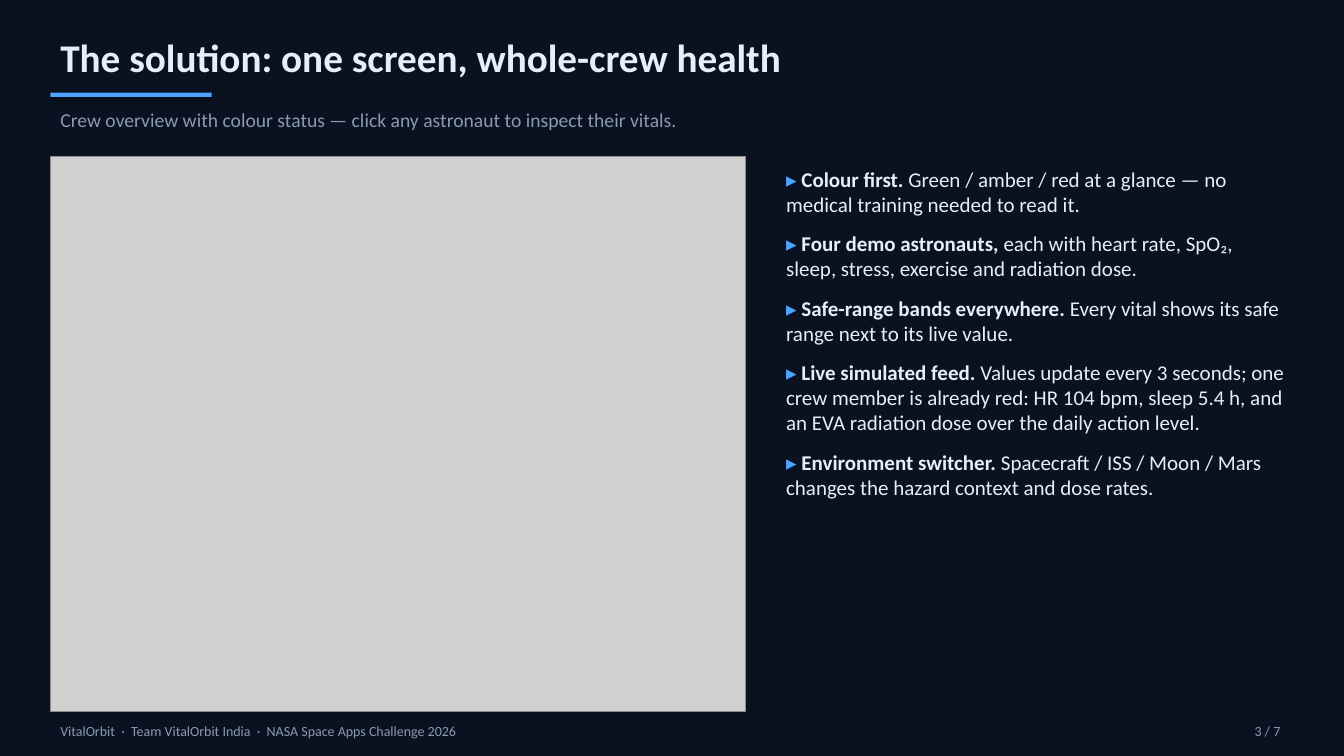
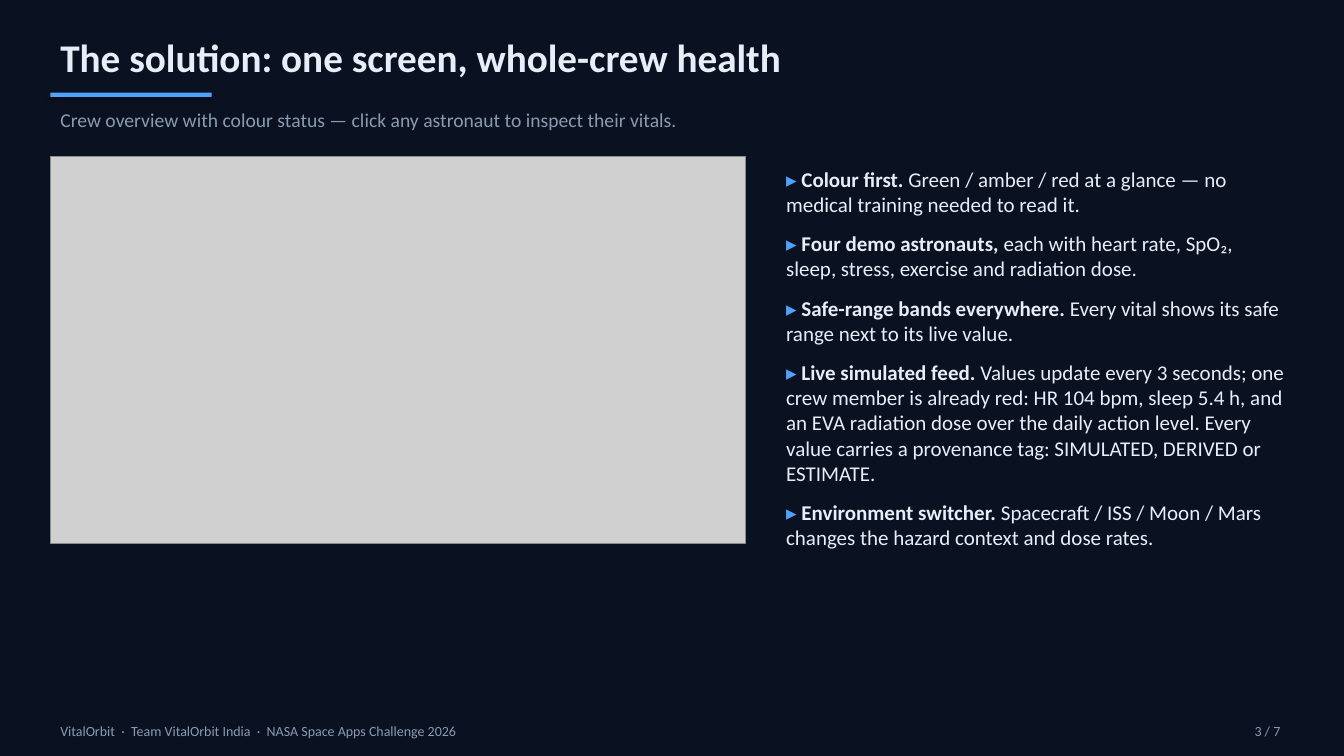
Before and after one commit to iamartya15/vitalorbit-space-apps-2026, a slide deck: slide 3 of deck/VitalOrbit-Demo-Deck.pptx. Drawn at 1344x756 pixels with LibreOffice and Linux fonts; fonts in the diff are those of the drawing; grey boxes stand for pictures. Boxes give left, top, right and bottom in pixels: in the first picture for what was removed or moved away, otherwise in the second. Text is boxed around its words. In the diff, an @@ line names an element or a change of style, - is before the commit and + after.

```diff
--- a/deck/VitalOrbit-Demo-Deck.pptx
+++ b/deck/VitalOrbit-Demo-Deck.pptx
@@ picture: place and size @@
-picture at bbox=[50, 156, 746, 712]
+picture at bbox=[50, 156, 746, 543]
@@ text at bbox=[786, 365, 1284, 481]: text changed @@
-▸ Live simulated feed. Values update every 3 seconds; one crew member is already red: HR 104 bpm, sleep 5.4 h, and an EVA radiation dose over the daily action level.
+▸ Live simulated feed. Values update every 3 seconds; one crew member is already red: HR 104 bpm, sleep 5.4 h, and an EVA radiation dose over the daily action level. Every value carries a provenance tag: SIMULATED, DERIVED or ESTIMATE.
```
Also in this commit, not shown: 3 other slides changed, 1 other file.
